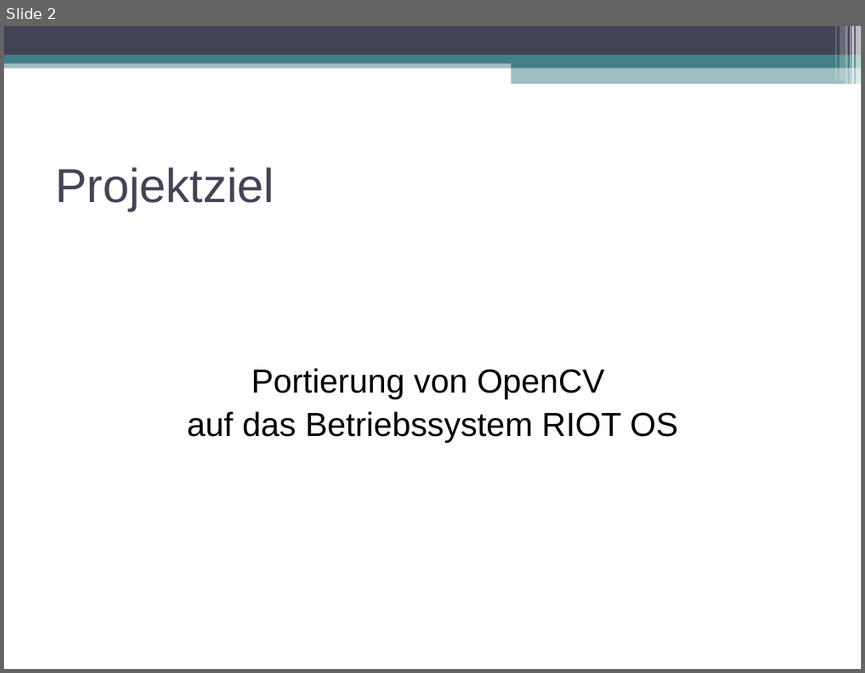
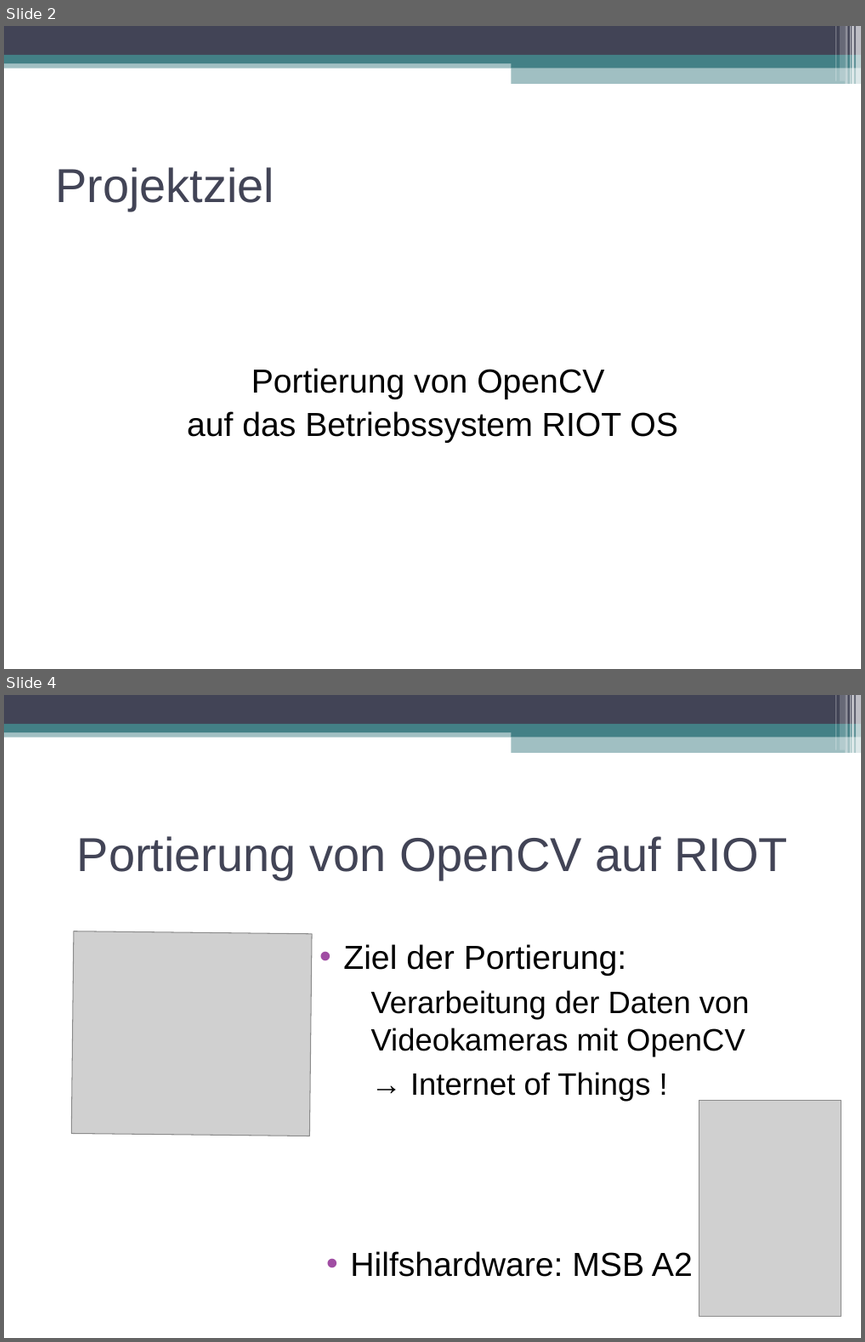
Before and after one commit to swp2013riot/riot-opencv-port, a slide deck: doc/slides/intro_presentation.odp. Shown one above the other, each under a label of ours: slide 2 before the commit, slides 2 and 4 after it; the slides between them are not shown. The pictures are 865x673 and 865x1342 pixels, drawn with LibreOffice and Linux fonts; fonts in the diff are those of the drawing; grey boxes stand for pictures. Boxes give left, top, right and bottom in pixels: in the first picture for what was removed or moved away, otherwise in the second. Text is boxed around its words. In the diff, an @@ line names an element or a change of style, - is before the commit and + after.

```diff
--- a/doc/slides/intro_presentation.odp
+++ b/doc/slides/intro_presentation.odp
@@ slide 4 added at bbox=[4, 695, 861, 1338], background #FFFFFF; not listed: 11 template elements that a slide beside it also shows @@
@@ title added at bbox=[77, 836, 789, 879], 40 pt, text #424456 @@
+Portierung von OpenCV auf RIOT
@@ picture added at bbox=[71, 931, 312, 1136] @@
@@ text added at bbox=[343, 944, 749, 1100], 26 pt, text #000000 @@
+• Ziel der Portierung:
+  Verarbeitung der Daten von Videokameras mit OpenCV
+  → Internet of Things !
@@ picture added at bbox=[698, 1100, 841, 1315] @@
@@ text added at bbox=[350, 1251, 692, 1276], 28 pt, text #000000 @@
+• Hilfshardware: MSB A2
```
Also in this commit, not shown: 3 slides changed, 1 other slide added, 3 slides removed.
